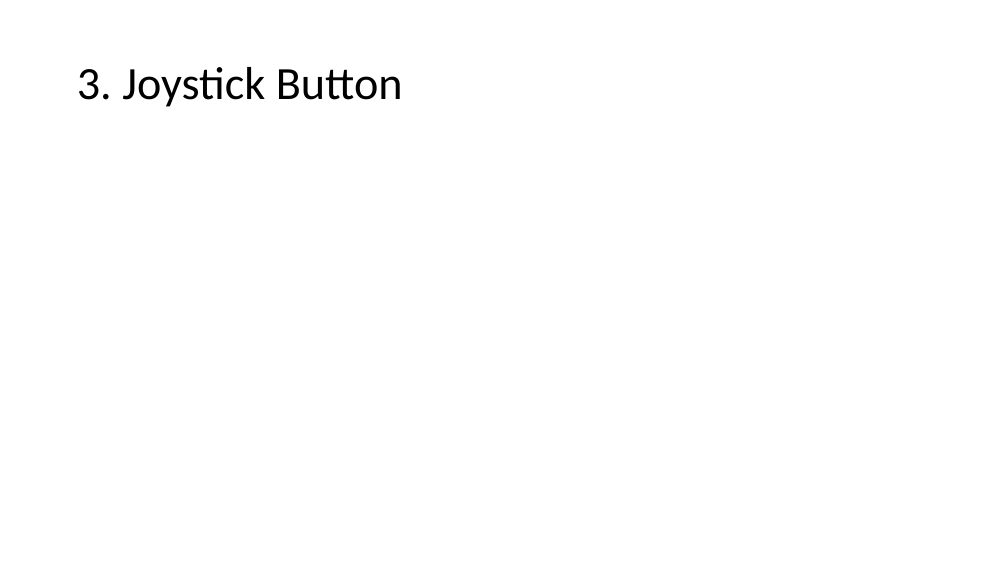
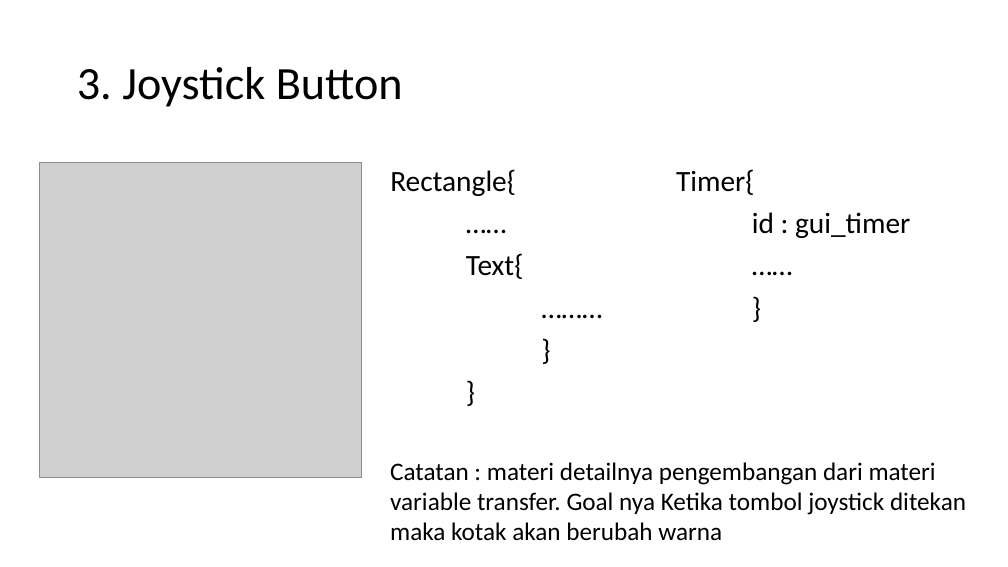
Before and after one commit to muhammadhusni777/Ardumeka-Pygame, a slide deck: slide 23 of Presentasi.pptx (slide 19 before the commit). Drawn at 1008x567 pixels with LibreOffice and Linux fonts; fonts in the diff are those of the drawing; grey boxes stand for pictures. Boxes give left, top, right and bottom in pixels: in the first picture for what was removed or moved away, otherwise in the second. Text is boxed around its words. In the diff, an @@ line names an element or a change of style, - is before the commit and + after.

```diff
--- a/Presentasi.pptx
+++ b/Presentasi.pptx
@@ picture added at <box>39,163,361,478</box> @@
@@ text added at <box>390,169,524,279</box>, 28 pt, text #000000 @@
+Rectangle{
+……
+Text{
+………
+}
+}
@@ text added at <box>676,169,910,238</box>, 28 pt, text #000000 @@
+Timer{
+id : gui_timer
+……
+}
@@ text added at <box>390,462,966,541</box>, 24 pt, text #000000 @@
+Catatan : materi detailnya pengembangan dari materi variable transfer. Goal nya Ketika tombol joystick ditekan maka kotak akan berubah warna
```
Also in this commit, not shown: 6 other slides changed, 13 slides added, 1 slide removed, 6 other files.
